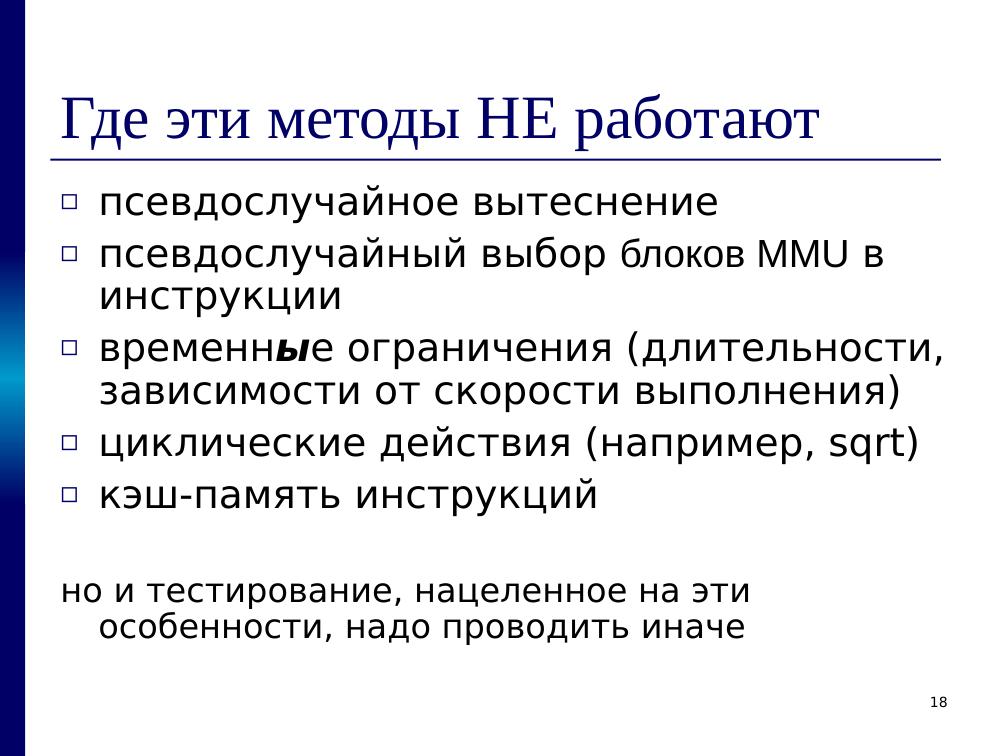
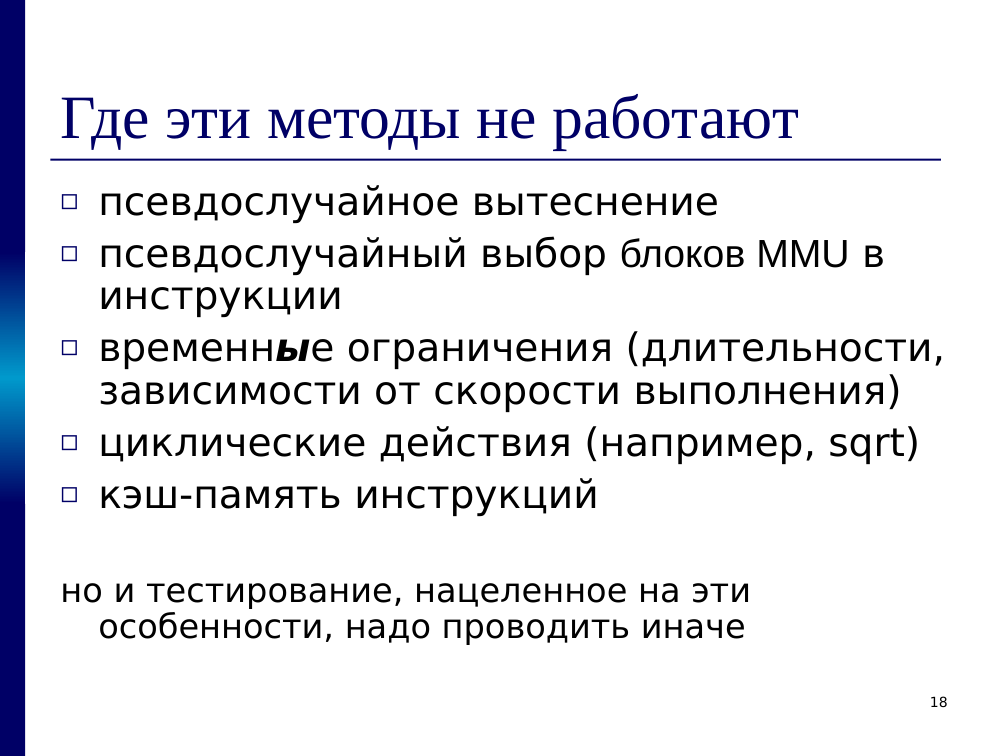
Before and after one commit to kornevgen/tesla-project, a slide deck: slide 18 of papers/THESIS/talks/pred/prethesis9.ppt. Drawn at 1008x756 pixels with LibreOffice and Linux fonts; fonts in the diff are those of the drawing. Boxes give left, top, right and bottom in pixels: in the first picture for what was removed or moved away, otherwise in the second. Text is boxed around its words. In the diff, an @@ line names an element or a change of style, - is before the commit and + after.

```diff
--- a/papers/THESIS/talks/pred/prethesis9.ppt
+++ b/papers/THESIS/talks/pred/prethesis9.ppt
@@ title at [60,94,799,150]: text changed @@
-Где эти методы НЕ работают
+Где эти методы не работают
```
Also in this commit, not shown: 10 other slides changed, 2 slides added, 2 slides removed.
